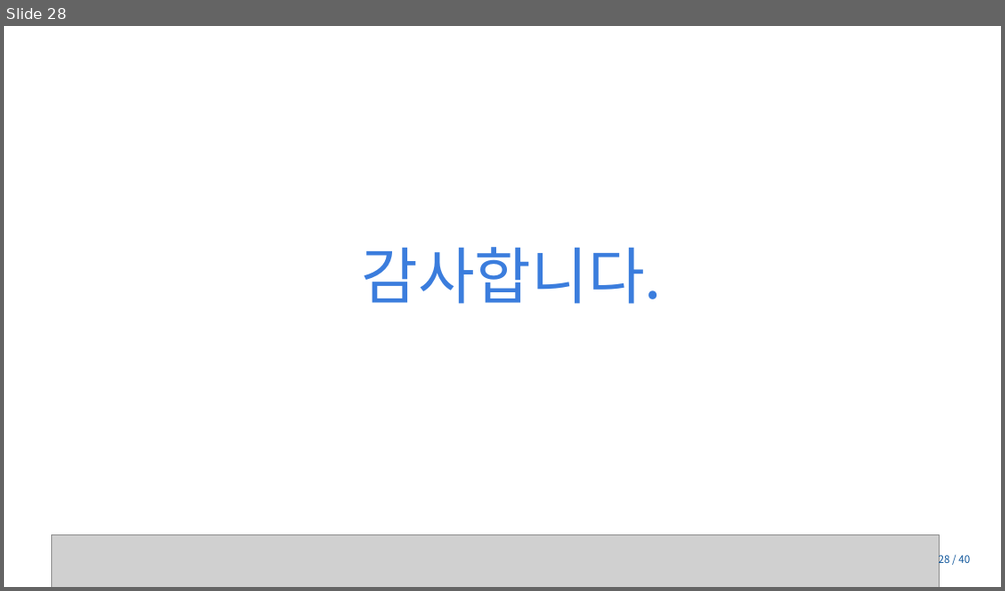
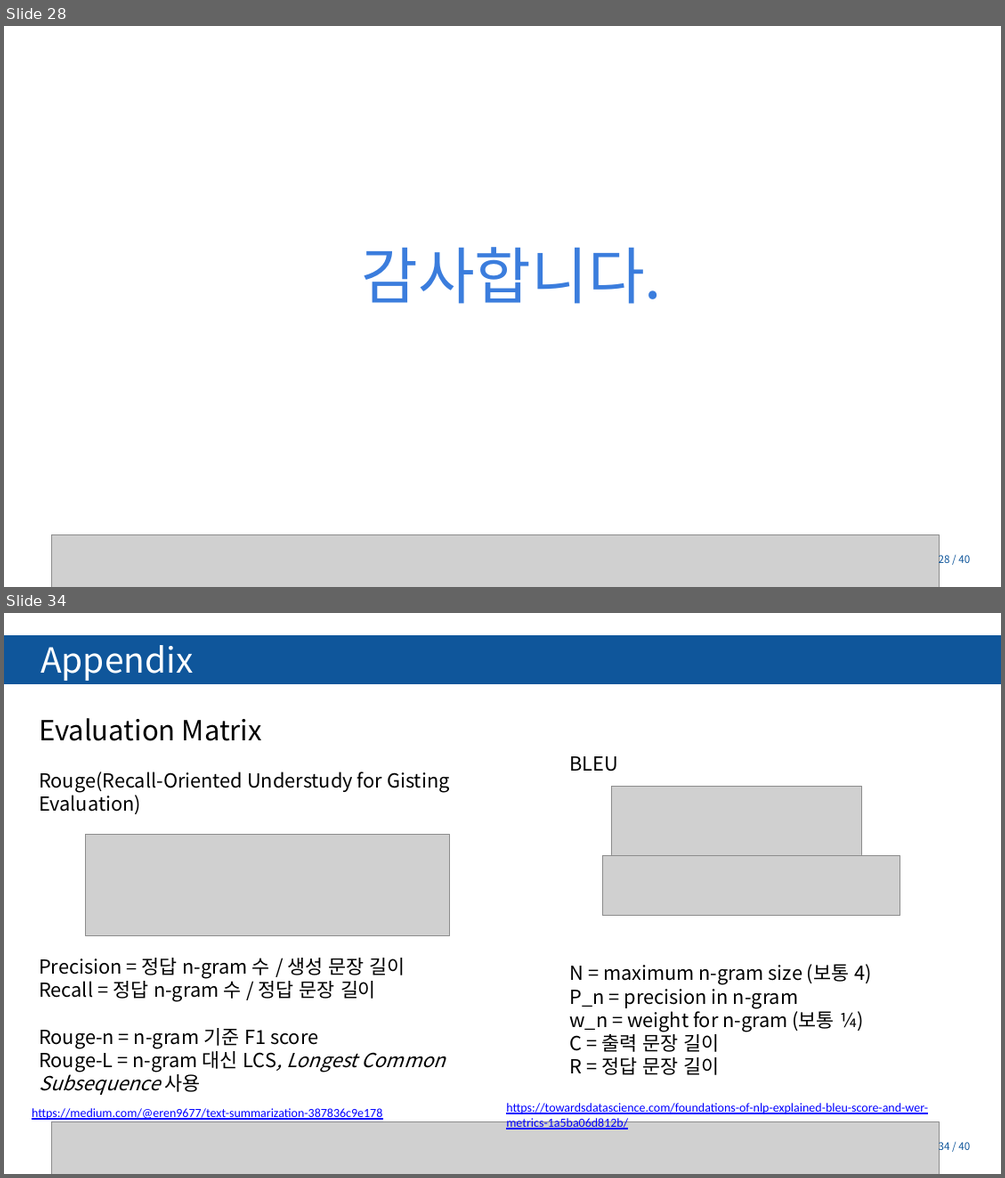
Before and after one commit to Tiabet/Paper-for-ML-DL, a slide deck: 세미나/BART_김정현.pptx. Shown one above the other, each under a label of ours: slide 28 before the commit, slides 28 and 34 after it; the slides between them are not shown. The pictures are 1005x591 and 1005x1178 pixels, drawn with LibreOffice and Linux fonts; fonts in the diff are those of the drawing; grey boxes stand for pictures; background and template pictures are left out. Boxes give left, top, right and bottom in pixels: in the first picture for what was removed or moved away, otherwise in the second. Text is boxed around its words. In the diff, an @@ line names an element or a change of style, - is before the commit and + after.

```diff
--- a/세미나/BART_김정현.pptx
+++ b/세미나/BART_김정현.pptx
@@ slide 34 added at [4, 613, 1001, 1174], background #FFFFFF; not listed: 3 template elements that a slide beside it also shows @@
@@ rectangle added at [4, 636, 1001, 683], fill #0F569B, outline #0F569B 2 pt @@
@@ text added at [40, 645, 193, 681], 50 pt, text #FFFFFF @@
+Appendix
@@ text added at [39, 718, 262, 741], 40 pt, text #000000 @@
+Evaluation Matrix
@@ text added at [39, 771, 449, 1094], 28 pt, text #000000 @@
+Rouge(Recall-Oriented Understudy for Gisting Evaluation)
+Precision = 정답 n-gram 수 / 생성 문장 길이
+Recall = 정답 n-gram 수 / 정답 문장 길이
+Rouge-n = n-gram 기준 F1 score
+Rouge-L = n-gram 대신 LCS, Longest Common Subsequence 사용
@@ text added at [570, 756, 871, 1075], 28 pt, text #000000 @@
+BLEU
+N = maximum n-gram size (보통 4)
+P_n = precision in n-gram
+w_n = weight for n-gram (보통 ¼)
+C = 출력 문장 길이
+R = 정답 문장 길이
@@ picture added at [611, 787, 862, 862] @@
@@ picture added at [86, 835, 449, 935] @@
@@ picture added at [602, 855, 900, 916] @@
@@ text added at [32, 1108, 382, 1119], 18 pt, text #0000FF, underline @@
+https://medium.com/@eren9677/text-summarization-387836c9e178
@@ text added at [506, 1103, 928, 1130], 18 pt, text #0000FF, underline @@
+https://towardsdatascience.com/foundations-of-nlp-explained-bleu-score-and-wer-metrics-1a5ba06d812b/
@@ picture added at [51, 1121, 939, 1174] @@
@@ page number added at [938, 1139, 970, 1153], 15 pt, text #0F569B @@
+34 / 40
```
Also in this commit, not shown: 14 slides changed, 1 slide removed, 6 other files.
